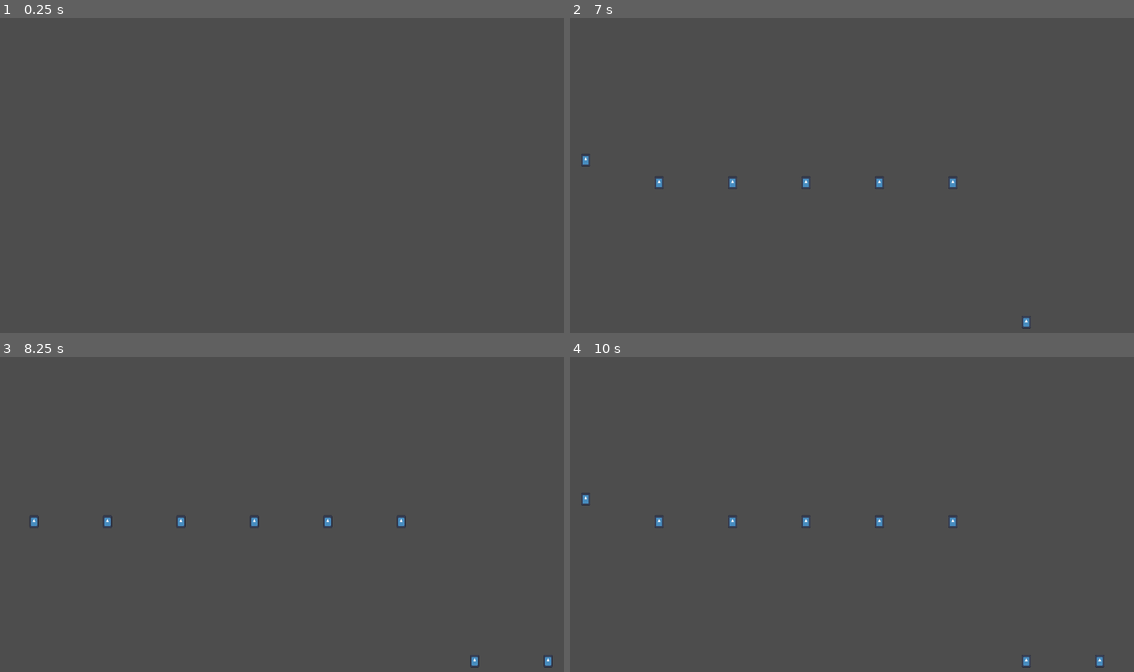
Above: before the commit, frames 1-4 (two rows, left to right).
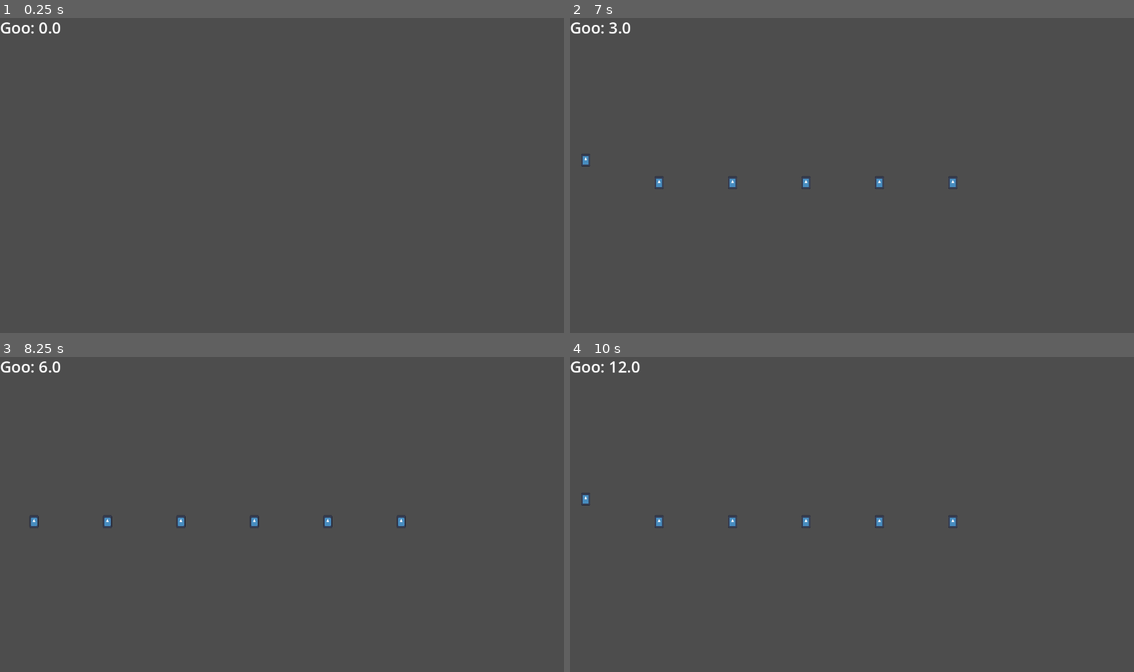
Above: after the commit, the same moments.

Repository: Octoan1/Tinkles-Incremental
Game: Godot game, scene res://main.tscn
Two runs of this game, one before a commit and one after it. Both use one fixed random seed, a clock stepped at 60 frames per second and the inputs below. The engine's default icon, where the game draws it, is replaced by a stand-in: a white triangle on a blue panel in a dark square.
Inputs:
- Up to frame 1 (0.25 s): no input
- Up to frame 2 (7 s): tap Enter at 0.5 s
- Up to frame 3 (8.25 s): no input
- Up to frame 4 (10 s): no input

The runs differ from the first frame. In frame 1, 0.2% of the frame differs, in the area x 0-11%, y 1-6%; in frame 2, 0.2%; in frame 3, 0.3%; in frame 4, 0.3%, in the area x 0-95%, y 1-99%.

Commit message:
Goo Production
- Game manager added
- Goo generated when lemmings die and take damage.
- Goo label ui on screen

Diff:
--- /dev/null
+++ b/Game Logic/game_manager.gd
@@ -0,0 +1,8 @@
+extends Node
+
+var goo: float = 0.0
+var ui_node = CanvasLayer
+
+func modify_goo(amount):
+	goo += amount
+	ui_node.update_ui()
--- a/Objects/Lemming/lemming.gd
+++ b/Objects/Lemming/lemming.gd
@@ -7,14 +7,12 @@
 @export var death_value: float = 3.0
 @export var damage_value: float = 1.0
 @export var life_span: float = 30.0
+var traits: Array[String]
 
 @onready var invuln_timer: Timer = $invuln_timer
 
 var invuln_duration: float = 0.5
 var invulnerable: bool = false
-
-signal damage_taken(amount)
-signal lemming_dead(amount)
 
 func _ready():
 	invuln_timer.wait_time = invuln_duration
@@ -24,15 +22,23 @@
 		invulnerable = true
 		invuln_timer.start()
 
-		var total_goo = damage_amount * damage_value
-		emit_signal("damage_taken", total_goo)
+		# calculate health_lost
+		var health_lost = health - damage_amount
+		if health_lost <= 0:
+			health_lost = health
+		else:
+			health_lost = health - (health - damage_amount)
+
+		var total_goo = health_lost * damage_value
 		health -= damage_amount
 
-		print(damage_amount, " health lost")
+		GameManager.modify_goo(total_goo)
+
+		if health <= 0:
+			die()
 
 func die():
-	emit_signal("lemming_dead", death_value)
-	print("lemming dead")
+	GameManager.modify_goo(death_value)
 	self.queue_free()
 
 func _physics_process(delta: float) -> void:
--- /dev/null
+++ b/UI/ui.gd
@@ -0,0 +1,10 @@
+extends CanvasLayer
+
+@onready var goo_label: Label = $GooLabel
+
+func _ready():
+	goo_label.text = "Goo: " + str(GameManager.goo)
+	GameManager.ui_node = self
+
+func update_ui():
+	goo_label.text = "Goo: " + str(GameManager.goo)
--- a/main.tscn
+++ b/main.tscn
@@ -3,6 +3,7 @@
 [ext_resource type="Script" uid="uid://0p1qsoxpibrv" path="res://Game Logic/lemming_spawner.gd" id="1_ig7tw"]
 [ext_resource type="PackedScene" uid="uid://c0arlauc1koa8" path="res://Objects/Lemming/lemming.tscn" id="2_0xm2m"]
 [ext_resource type="PackedScene" uid="uid://ci8eqs22jrag3" path="res://Game Logic/damage_area.tscn" id="3_h2yge"]
+[ext_resource type="Script" uid="uid://ttsgpucekkd3" path="res://UI/ui.gd" id="4_1bvp3"]
 
 [sub_resource type="RectangleShape2D" id="RectangleShape2D_7dm0k"]
 size = Vector2(874.5, 311)
@@ -30,5 +31,15 @@
 [node name="CliffDamage" parent="." unique_id=743706955 instance=ExtResource("3_h2yge")]
 position = Vector2(1096, 644)
 scale = Vector2(28.439999, 1)
+insta_kill = true
+
+[node name="UI" type="CanvasLayer" parent="." unique_id=1452592837]
+script = ExtResource("4_1bvp3")
+
+[node name="GooLabel" type="Label" parent="UI" unique_id=2044958843]
+offset_right = 40.0
+offset_bottom = 23.0
+theme_override_font_sizes/font_size = 32
+metadata/_edit_use_anchors_ = true
 
 [connection signal="timeout" from="LemmingSpawner/Timer" to="LemmingSpawner" method="_on_timer_timeout"]
--- a/project.godot
+++ b/project.godot
@@ -14,6 +14,10 @@
 run/main_scene="uid://byqrbl5ekqen8"
 config/features=PackedStringArray("4.6", "Forward Plus")
 config/icon="res://icon.svg"
+
+[autoload]
+
+GameManager="*uid://dcpnmeuby7xwg"
 
 [debug]
 
Not shown, added: Game Logic/game_manager.gd.uid
Not shown, added: UI/ui.gd.uid
